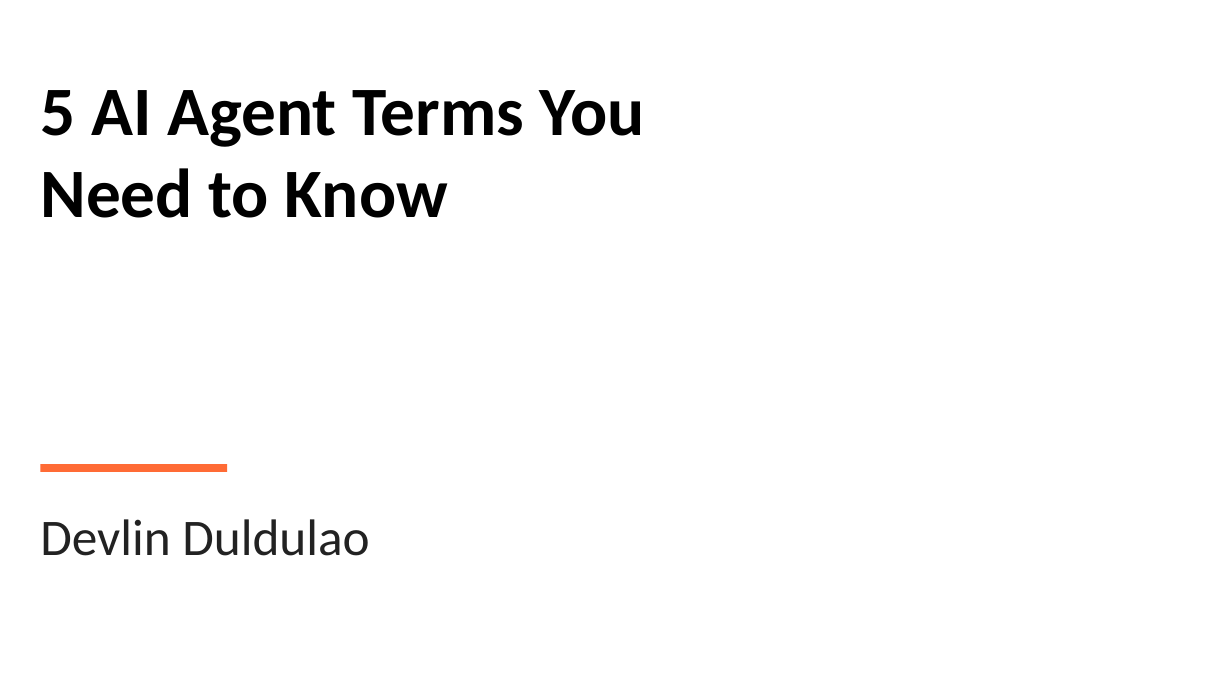
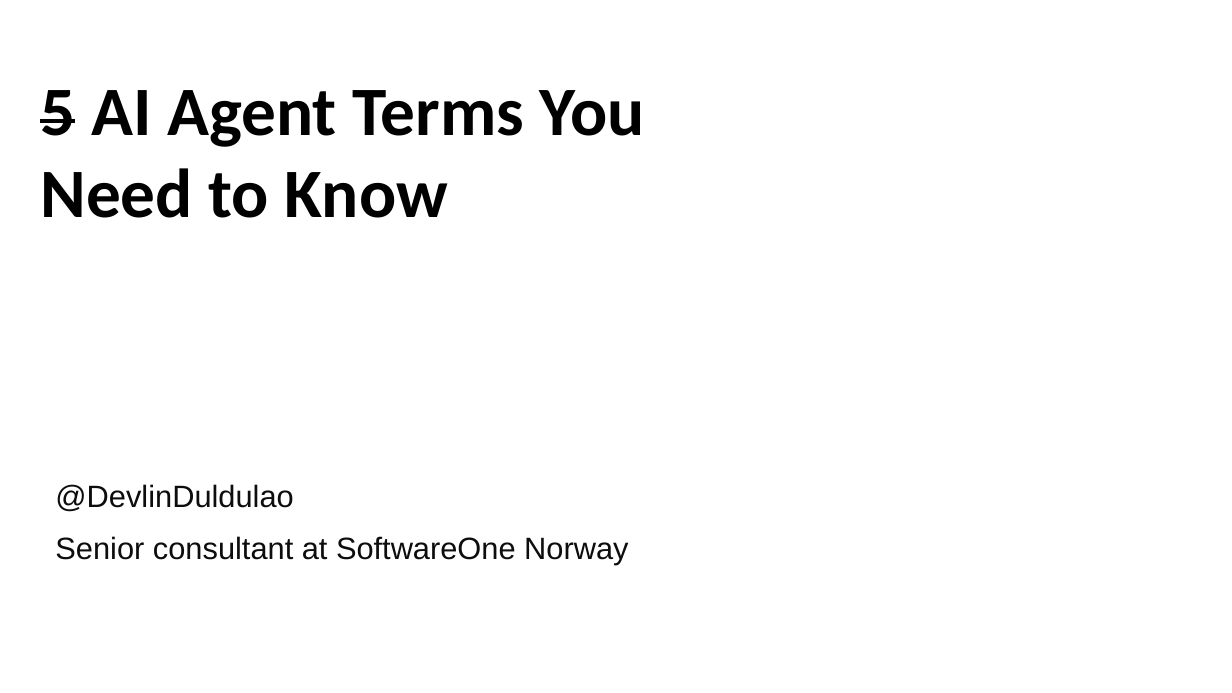
Before and after one commit to devlinduldulao/agents-and-skill-demo, a slide deck: slide 1 of ai-agent-terms-full-talk.pptx. Drawn at 1232x693 pixels with LibreOffice and Linux fonts; fonts in the diff are those of the drawing. Boxes give left, top, right and bottom in pixels: in the first picture for what was removed or moved away, otherwise in the second. Text is boxed around its words. In the diff, an @@ line names an element or a change of style, - is before the commit and + after.

```diff
--- a/ai-agent-terms-full-talk.pptx
+++ b/ai-agent-terms-full-talk.pptx
@@ text "5 AI Agent Terms You ..." at (40,90,645,218): strikethrough on in "5" @@
@@ rectangle removed at (41,464,227,471) @@
@@ text added at (55,484,628,564), 24 pt, text #0D0D0D @@
+@DevlinDuldulao
+Senior consultant at SoftwareOne Norway
@@ text removed at (40,519,369,556) @@
-Devlin Duldulao
```
Also in this commit, not shown: 1 other slide changed, 3 slides added.
